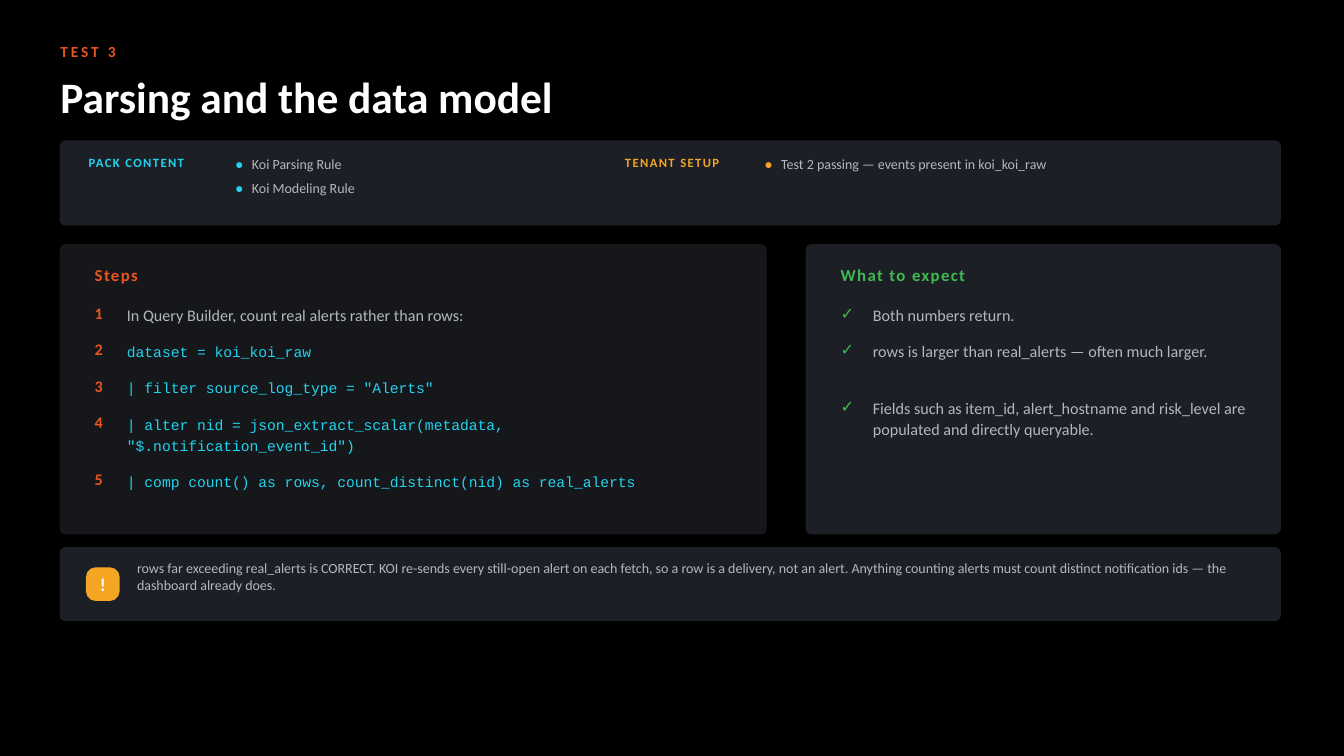
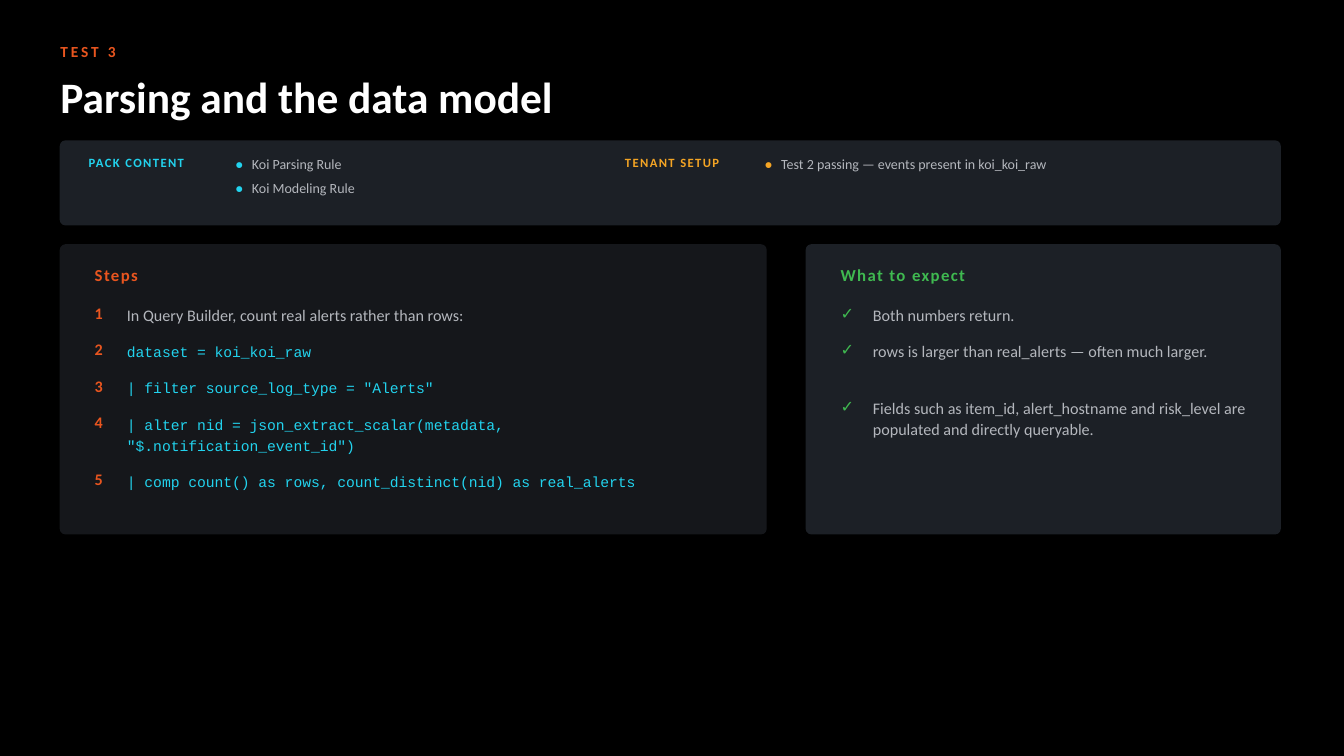
Before and after one commit to ayman-m/koi-xsiam-pack, a slide deck: slide 9 of docs/KOI_Content_Pack_Test_Guide.pptx. Drawn at 1344x756 pixels with LibreOffice and Linux fonts; fonts in the diff are those of the drawing. Boxes give left, top, right and bottom in pixels: in the first picture for what was removed or moved away, otherwise in the second. Text is boxed around its words. In the diff, an @@ line names an element or a change of style, - is before the commit and + after.

```diff
--- a/docs/KOI_Content_Pack_Test_Guide.pptx
+++ b/docs/KOI_Content_Pack_Test_Guide.pptx
@@ rounded rectangle removed at (60, 547, 1280, 620) @@
@@ rounded rectangle removed at (87, 568, 119, 600) @@
@@ text removed at (87, 568, 119, 600) @@
-!
@@ text removed at (137, 563, 1226, 592) @@
-rows far exceeding real_alerts is CORRECT. KOI re-sends every still-open alert on each fetch, so a row is a delivery, not an alert. Anything counting alerts must count distinct notification ids — the dashboard already does.
```
Also in this commit, not shown: 13 other slides changed, 1 slide removed, 2 other files.
